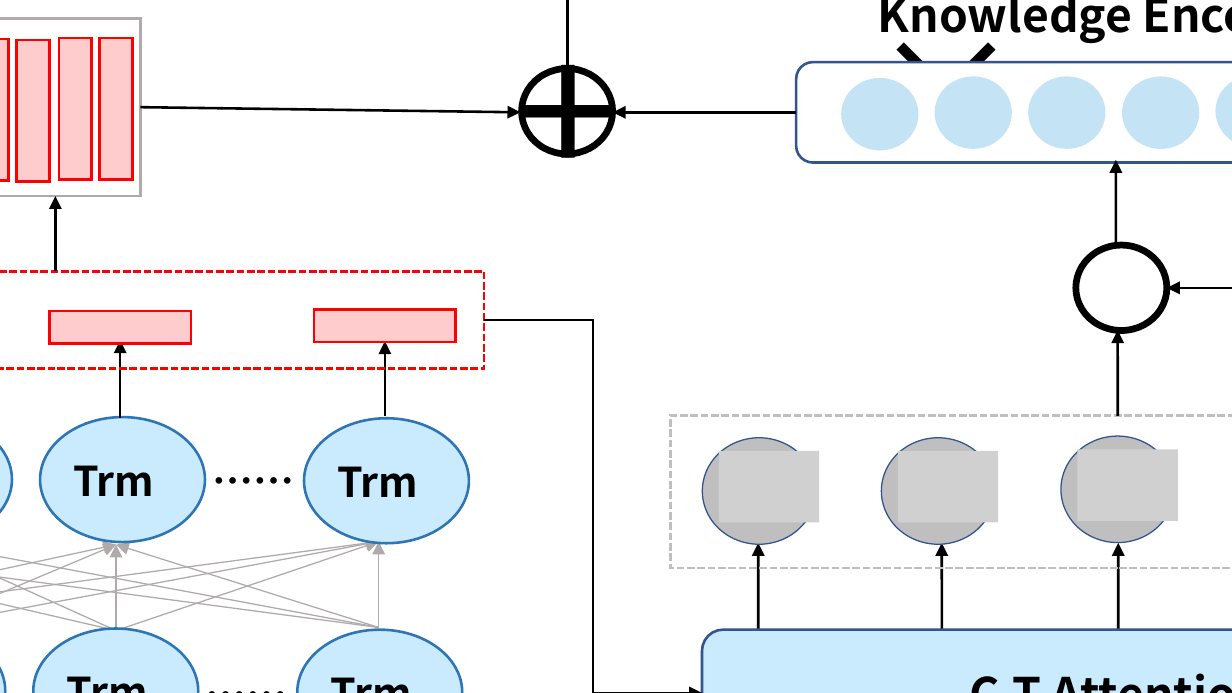
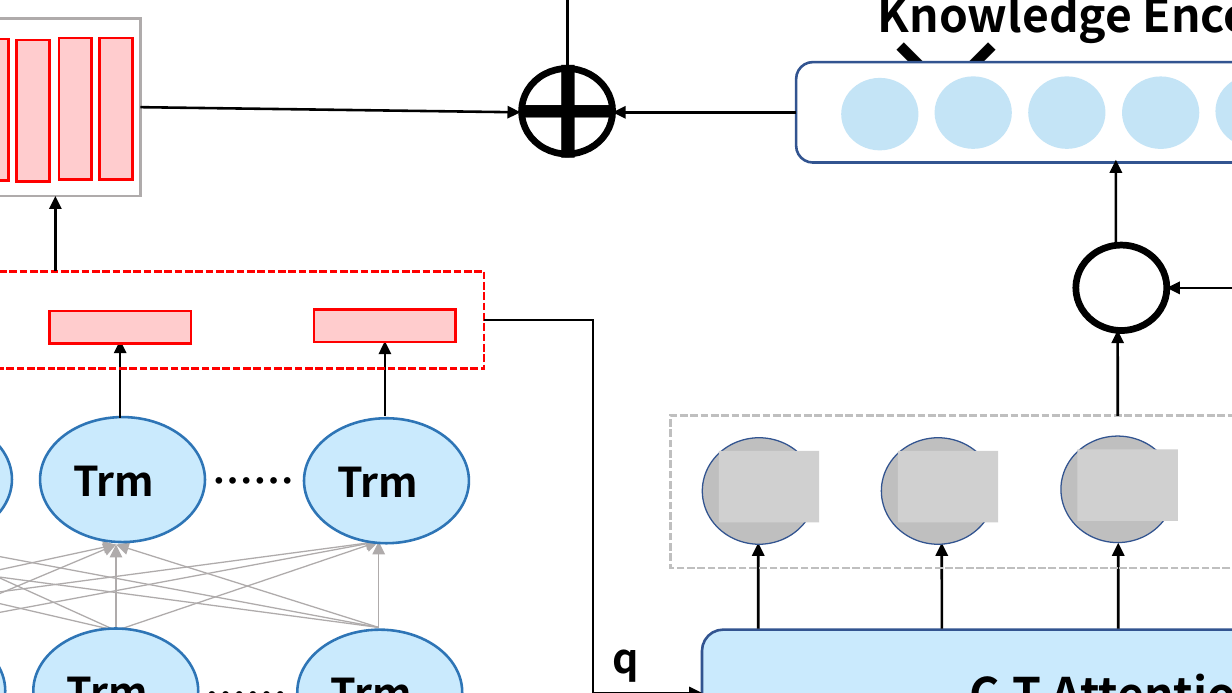
Before and after one commit to weixiao2333/zjuthesis-mphil, a slide deck: slide 16 of 论文图.pptx. Drawn at 1232x693 pixels with LibreOffice and Linux fonts; fonts in the diff are those of the drawing; grey boxes stand for pictures; background and template pictures are left out. Boxes give left, top, right and bottom in pixels: in the first picture for what was removed or moved away, otherwise in the second. Text is boxed around its words. In the diff, an @@ line names an element or a change of style, - is before the commit and + after.

```diff
--- a/论文图.pptx
+++ b/论文图.pptx
@@ text added at bbox=[613, 649, 639, 682], 32 pt, text #000000, bold @@
+q
```
Also in this commit, not shown: 10 other slides changed, 5 other files.
